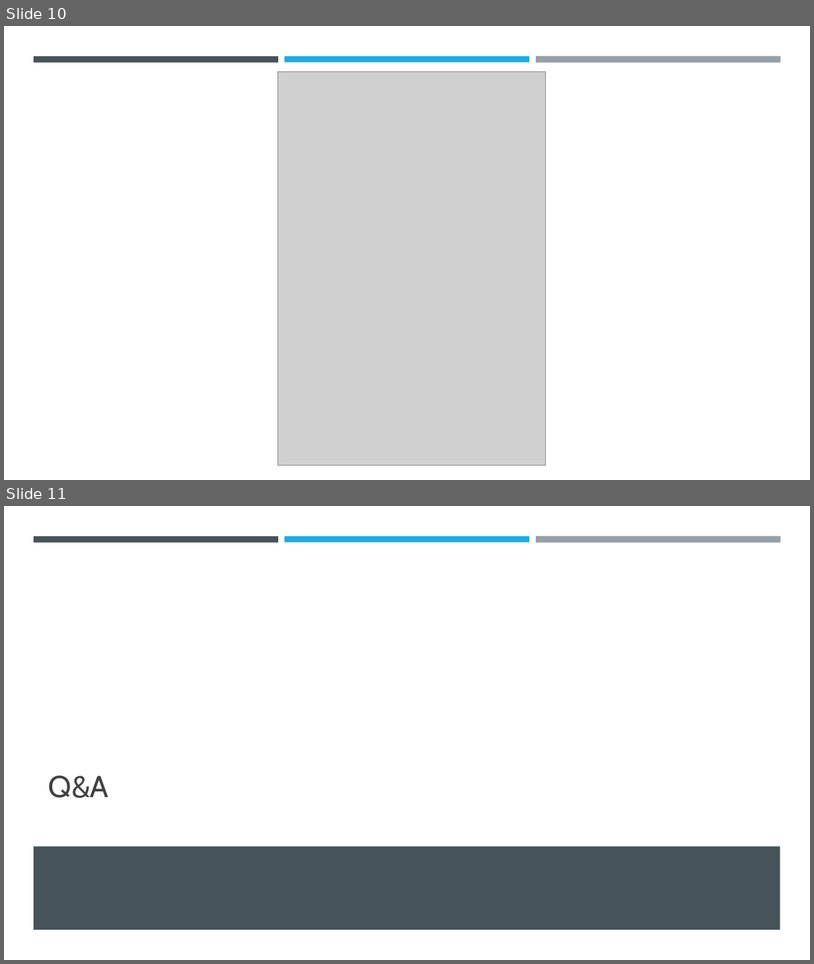
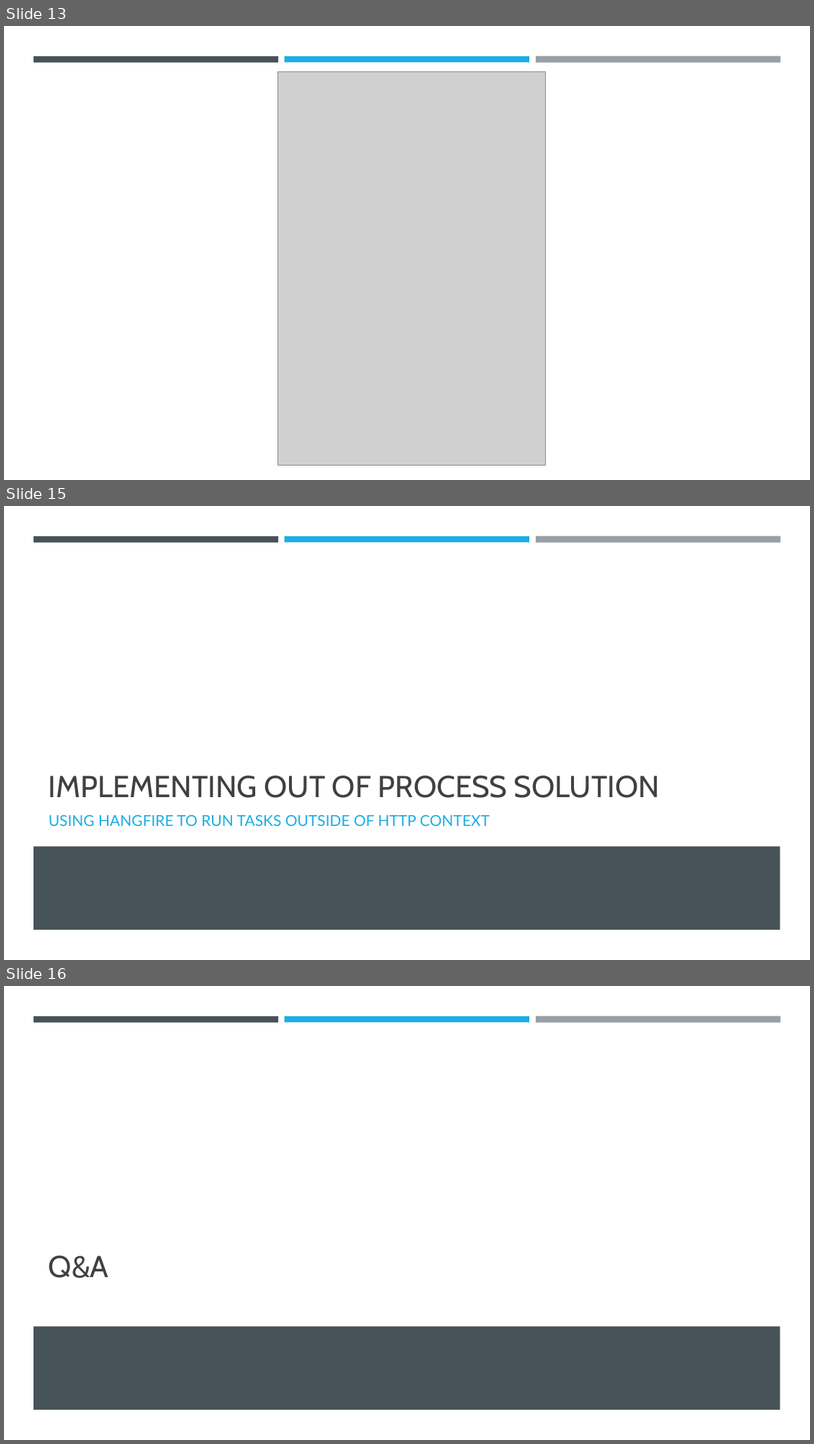
Before and after one commit to vesou/MediatRDemo, a slide deck: How to decouple your code.pptx. Shown one above the other, each under a label of ours: slides 10 and 11 before the commit, slides 13, 15 and 16 after it; the slides between them are not shown. The pictures are 814x964 and 814x1444 pixels, drawn with LibreOffice and Linux fonts; fonts in the diff are those of the drawing; grey boxes stand for pictures. Boxes give left, top, right and bottom in pixels: in the first picture for what was removed or moved away, otherwise in the second. Text is boxed around its words. In the diff, an @@ line names an element or a change of style, - is before the commit and + after.

```diff
--- a/How to decouple your code.pptx
+++ b/How to decouple your code.pptx
@@ slide 15 added at box(4, 506, 810, 960), background #FFFFFF; not listed: 4 template elements that a slide beside it also shows @@
@@ title added at box(49, 775, 660, 798), 36 pt, text #404040 @@
+IMPLEMENTING OUT OF PROCESS SOLUTION
@@ text added at box(49, 814, 490, 826), 18 pt, text #1CADE4 @@
+USING HANGFIRE TO RUN TASKS OUTSIDE OF HTTP CONTEXT
@@ what was slide 10 is now slide 13 @@
@@ what was slide 11 is now slide 16 @@
```
Also in this commit, not shown: 5 slides changed, 6 other slides added, 2 slides removed.
